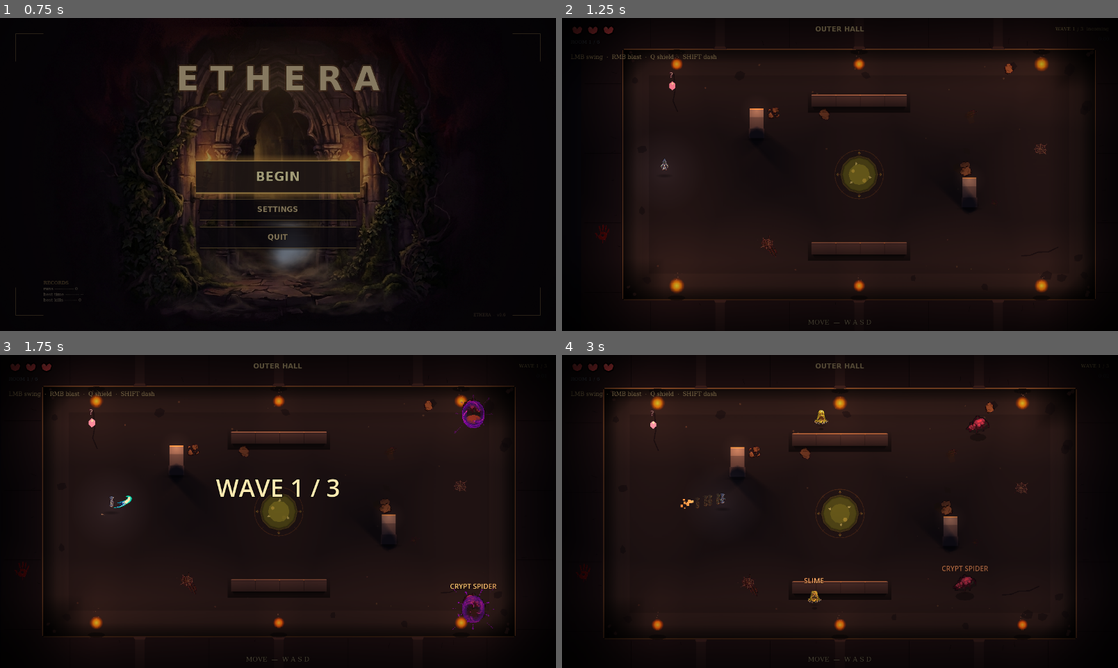
Above: before the commit, frames 1-4 (two rows, left to right).
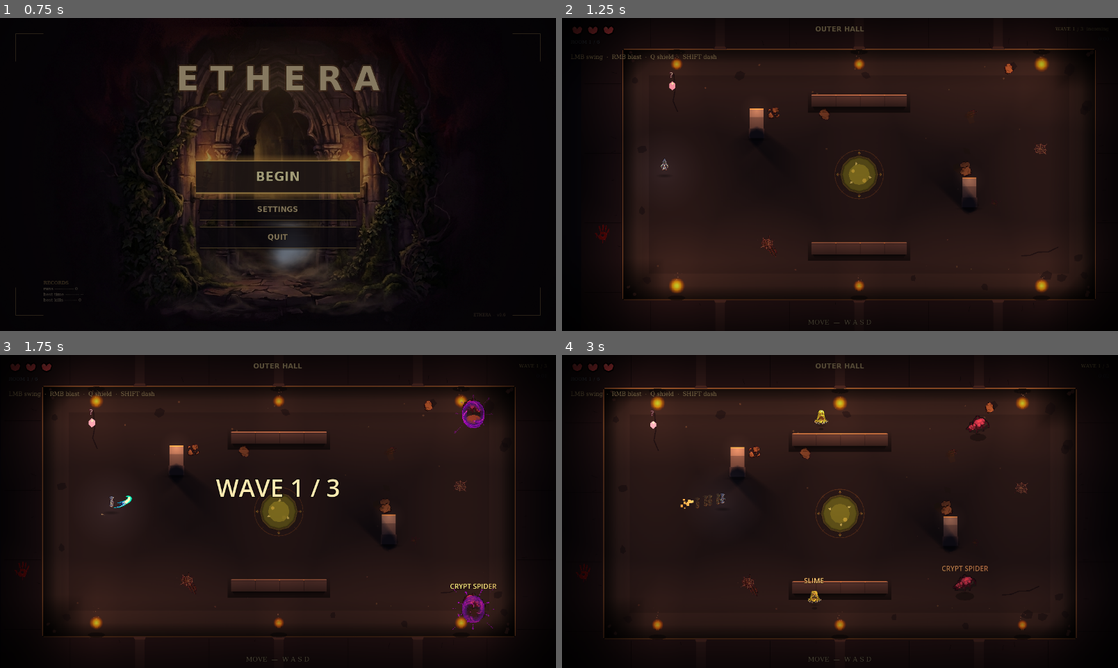
Above: after the commit, the same moments.

Repository: alitaghva1/ethera
Game: Godot game, scene res://scenes/main_menu.tscn
The game is run twice, just before and just after one commit, with the same random seed, the same clock (stepped at 60 frames per second) and the same inputs.
Inputs (mouse positions are in pixels of both pictures, inside the frame that each line leads up to):
- Up to frame 1 (0.75 s): click "BEGIN" at 0.5 s
- Up to frame 2 (1.25 s): no input
- Up to frame 3 (1.75 s): tap Enter at 1.25 s; move the mouse to (400, 495) at 1.27 s; press the mouse at (400, 495) at 1.28 s; hold D (move_right) from 1.28 s (still down)
- Up to frame 4 (3 s): release D (move_right) at 2 s; release the mouse at (962, 495) at 2 s; drag from (728, 527) to (617, 423) at 2.02 s; move the mouse to (895, 442) at 2.77 s; hold D (move_right) from 2.78 s (still down); tap Shift (dash_strike) at 2.85 s

Frame 1 is identical in both runs. In frame 2, 0.3% of the frame differs, in the area x 19-88%, y 13-88%; in frame 3, 0.4%; in frame 4, 0.6%, in the area x 11-86%, y 10-88%.

Commit message:
fix(godot iter-187 batch 3): torch flicker — apply iter-183 boost + flame alpha pulse
Cycle 7 Batch 3 — closing cycle 7 with two fixes.

1) BUG FIX: torch.gd BASE_ENERGY = 1.55 overrode iter-183 item 3's
   torch.tscn energy = 1.95 every frame. The .tscn property only sets
   the INITIAL value; _process clobbers it on the first tick. So my
   cycle 2 torch boost was a no-op at runtime — torches never got
   the brighter pools the iter-183 commit message promised.

   Fix: BASE_ENERGY 1.55 → 1.95 matching the intent. Flicker amps
   scaled +25% proportionally:
     FLICKER_FAST 0.20 → 0.25
     FLICKER_SLOW 0.11 → 0.14
     JITTER       0.06 → 0.07
   Relative flicker depth holds; absolute brightness now matches the
   iter-183 / iter-187 per-biome lighting design.

2) FLAME ALPHA FLICKER. Pre-iter-187 the flame Sprite2D had stable
   alpha while the cast LIGHT pulsed (energy modulation). Eye could
   see the LIGHT flicker but the source orb stayed static — read as
   "synthetic light pulse from an unmoving fixed sprite."
   New: modulate.a varies 0.50..1.20 in sync with the same flicker
   curve. Flame visually IS the pulse, not just casting it. Live
   fire instead of pulse-modulated lamp.

   Modifies ONLY the alpha channel — RGB is set by iter-187 batch 2's
   per-biome flame color (sanctuary blue-white, ember hot red, etc),
   so flicker doesn't interfere with biome tinting.

This pattern (script clobbers .tscn property in _process) is the same
class of bug as iter-185 batch 1's CanvasModulate .tres override.
Worth scanning for elsewhere in cycle 8.

What's still weak (cycle 8 candidates):
  • Pillar light flicker — pillar.tscn has a PointLight2D too. Does
    pillar.gd clobber it the same way? Should audit.
  • Boss intro / phase-change cinematic — haven't touched against
    new palette.
  • Enemy sprite contrast vs new dark palette — need a screenshot
    to verify enemies still pop.

Co-Authored-By: Claude Opus 4.7 (1M context) <noreply@anthropic.com>

Diff:
--- a/slime-depths-godot/scripts/torch.gd
+++ b/slime-depths-godot/scripts/torch.gd
@@ -16,10 +16,16 @@
 # rest pool. Flicker amplitudes scaled up proportionally so the relative
 # flicker depth (fast / slow / jitter as % of base) stays the same —
 # otherwise torches would feel weirdly stable under the brighter base.
-const BASE_ENERGY   := 1.55
-const FLICKER_FAST  := 0.20    # high-freq sin amplitude
-const FLICKER_SLOW  := 0.11    # low-freq sin amplitude
-const JITTER        := 0.06    # per-frame random amplitude
+# Iter 187 batch 3 — BUG FOUND: iter-183 item 3 bumped torch.tscn energy
+# 1.55 → 1.95, but _process here OVERWRITES light.energy every frame
+# with BASE_ENERGY + flicker, ignoring the .tscn value. My iter-183
+# torch boost was a no-op at runtime. Fix: bump BASE_ENERGY 1.55 → 1.95
+# to match the intended brighter rest pool. Flicker amps scaled +25%
+# proportionally so depth holds.
+const BASE_ENERGY   := 1.95
+const FLICKER_FAST  := 0.25    # high-freq sin amplitude
+const FLICKER_SLOW  := 0.14    # low-freq sin amplitude
+const JITTER        := 0.07    # per-frame random amplitude
 
 @onready var light: PointLight2D = $PointLight2D
 @onready var flame: Sprite2D = $Flame
@@ -42,3 +48,11 @@
 	# Flame sprite scales subtly with the brightness for visual coupling.
 	var s := 1.0 + (fast + slow) * 0.6
 	flame.scale = Vector2(s, s)
+	# Iter 187 batch 3 — alpha flicker on the flame sprite. Pre-iter-187
+	# the flame's brightness was constant while the light pulsed; eye
+	# could see the LIGHT flicker but the source orb stayed static.
+	# Now alpha varies ~0.78..1.0 in sync with the brightness curve so
+	# the flame visually IS the pulse, not just casting it.
+	# Modifies only the alpha channel — RGB is set by main.gd per biome
+	# (sanctuary blue-white, ember hot red, etc).
+	flame.modulate.a = 0.85 + (fast + slow) * 0.35
